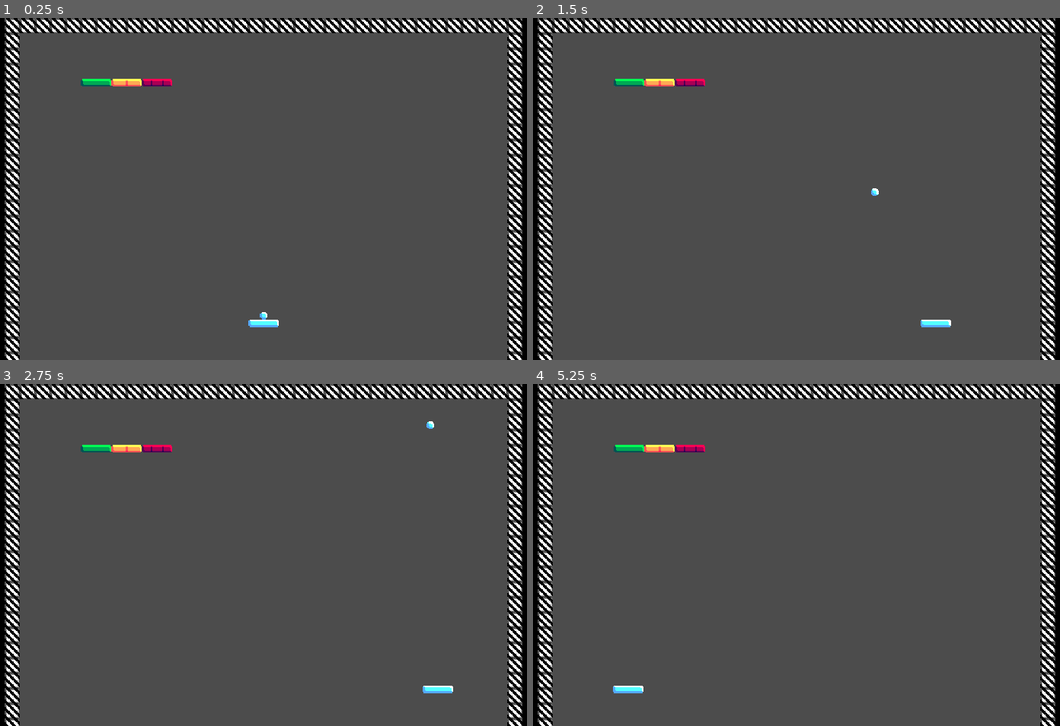
Above: before the commit, frames 1-4 (two rows, left to right).
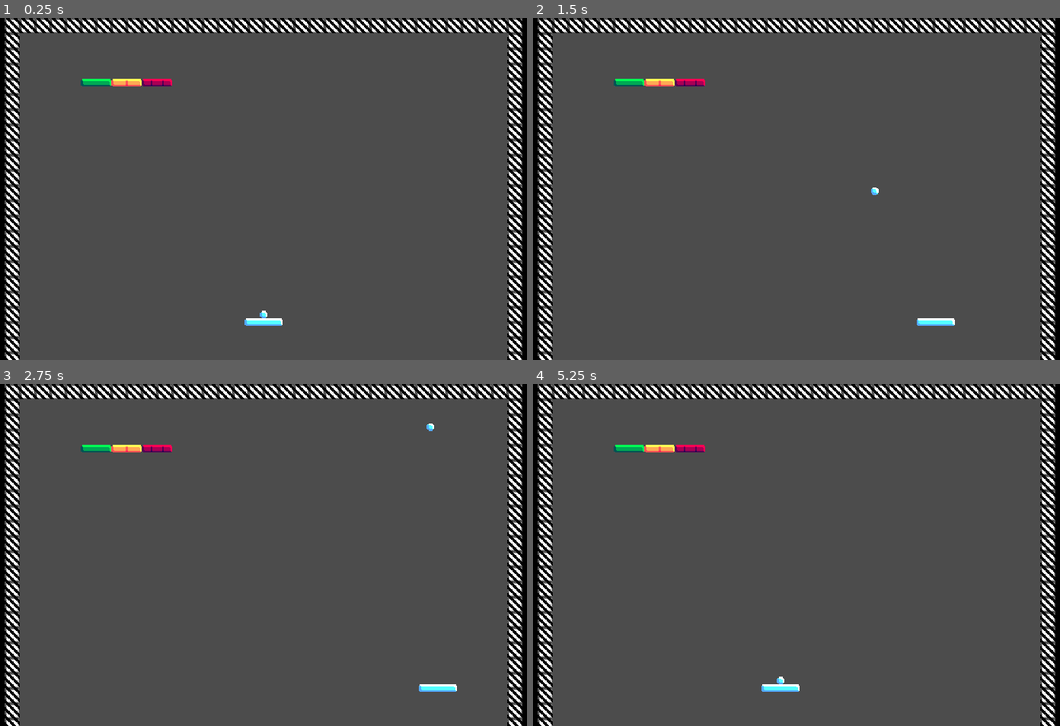
Above: after the commit, the same moments.

Repository: SkyfectaGameDev/ProjectQuarter
Game: Godot game, scene res://Games/Ricochet/Stages/Scene.tscn
Same seed, same stepped clock (60 frames per second), same inputs: the game is played once before the commit and once after it.
Inputs:
- Up to frame 1 (0.25 s): no input
- Up to frame 2 (1.5 s): tap Enter at 0.5 s; hold Right (move_right) 0.53-1.28 s; tap Space (action_1) at 0.6 s; hold Left (move_left) from 1.28 s (still down); tap S (action_2) at 1.35 s
- Up to frame 3 (2.75 s): tap Space (action_1) at 2, 2.1 s; release Left (move_left) at 2.03 s; hold Right (move_right) from 2.03 s (still down)
- Up to frame 4 (5.25 s): tap Enter at 2.75 s; tap S (action_2) at 2.85, 4.35 s; release Right (move_right) at 3.53 s; hold Left (move_left) from 3.53 s (still down); tap Space (action_1) at 3.6, 4.25, 5.1 s

The runs differ from the first frame. In frame 1, 0.1% of the frame differs, in the area x 46-54%, y 85-91%; in frame 2, 0.1%; in frame 3, 0.1%; in frame 4, 0.3%, in the area x 15-51%, y 85-91%.

Commit message:
0.230118a - Resizable Paddle & Ball Reset
Rocket Ricochet:
- Created temporary game over mechanic for when the ball goes off-screen
- Split the Paddle sprite into 3 parts - left, right, middle
- Paddle sprite is now a tilemap with corresponding collision
- Paddle can now be resized without stretching
- Created second Paddle type that stretches the middle section only for smooth resizing over grid-step resizing for testing
- Adjusted Paddle safe margins
- Scrapped tileset player version for the middle seduction stretch method

Diff:
--- a/Games/Ricochet/Prefabs/Player.tscn
+++ b/Games/Ricochet/Prefabs/Player.tscn
@@ -1,22 +1,48 @@
-[gd_scene load_steps=4 format=2]
+[gd_scene load_steps=6 format=2]
 
-[ext_resource path="res://Games/Ricochet/Sprites/paddle.png" type="Texture" id=1]
 [ext_resource path="res://Games/Ricochet/Scripts/Player.gd" type="Script" id=2]
+[ext_resource path="res://Games/Ricochet/Sprites/paddle_left.png" type="Texture" id=3]
+[ext_resource path="res://Games/Ricochet/Sprites/paddle_right.png" type="Texture" id=4]
+[ext_resource path="res://Games/Ricochet/Sprites/paddle_middle.png" type="Texture" id=5]
 
 [sub_resource type="CapsuleShape2D" id=1]
 radius = 4.0
-height = 24.0
+height = 16.0
 
 [node name="Player" type="KinematicBody2D"]
 position = Vector2( 320, 320 )
 script = ExtResource( 2 )
+player_length = 3
+
+[node name="PaddleLeft" type="StaticBody2D" parent="."]
+position = Vector2( -4, 0 )
 __meta__ = {
 "_edit_group_": true
 }
 
-[node name="Sprite" type="Sprite" parent="."]
-texture = ExtResource( 1 )
+[node name="Sprite" type="Sprite" parent="PaddleLeft"]
+texture = ExtResource( 3 )
+centered = false
+offset = Vector2( -8, -4 )
 
-[node name="CollisionShape2D" type="CollisionShape2D" parent="."]
+[node name="PaddleMiddle" type="KinematicBody2D" parent="."]
+__meta__ = {
+"_edit_group_": true
+}
+
+[node name="Sprite" type="Sprite" parent="PaddleMiddle"]
+texture = ExtResource( 5 )
+
+[node name="PaddleRight" type="KinematicBody2D" parent="."]
+position = Vector2( 4, 0 )
+__meta__ = {
+"_edit_group_": true
+}
+
+[node name="Sprite" type="Sprite" parent="PaddleRight"]
+texture = ExtResource( 4 )
+offset = Vector2( 4, 0 )
+
+[node name="Collider" type="CollisionShape2D" parent="."]
 rotation = 1.5708
 shape = SubResource( 1 )
--- a/Games/Ricochet/Scripts/Ball.gd
+++ b/Games/Ricochet/Scripts/Ball.gd
@@ -4,10 +4,12 @@
 export var speed = 150
 export var direction = Vector2(0.5, 1)
 
-onready var vis_notif = get_node("VisibilityNotifier2D")
-
+var world = "res://Games/Ricochet/Stages/Scene.tscn"
+var game_over = false
 var is_running = false
 var paddle_pos_x = 0
+
+onready var vis_notif = get_node("VisibilityNotifier2D")
 
 # ----- Runs Every Frame -----
 func _physics_process(delta):
@@ -18,7 +20,7 @@
 	if Input.is_action_just_pressed("action_1"):
 		is_running = true
 	elif not is_running:
-		position = Vector2(paddle_pos_x, 313)
+		position = Vector2(paddle_pos_x, 312)
 
 	# ----- After Firing The Ball -----
 	if is_running:
@@ -28,10 +30,9 @@
 			direction = direction.bounce(collision.normal)
 
 	# ----- Check if Game is Over
-	is_game_over()
+	check_game_over()
 
-func is_game_over():
-	if vis_notif.is_on_screen():
-		print("visible")
-	else:
-		print ("not visible")
+func check_game_over():
+	if not vis_notif.is_on_screen():
+		print("Game Over")
+		get_tree().change_scene(world)
--- /dev/null
+++ b/Games/Ricochet/Scripts/PaddleEdges.gd
@@ -0,0 +1,5 @@
+extends Sprite
+
+func _physics_process(delta):
+	var scale = get_parent().get_scale()
+	self.set_scale(Vector2(1/scale.x, 1/scale.y))
--- a/Games/Ricochet/Scripts/Player.gd
+++ b/Games/Ricochet/Scripts/Player.gd
@@ -3,12 +3,32 @@
 # ----- Variable Setup -----
 export var acceleration = 250
 export var speed_mult = 1
+export var player_length = 0
+
+onready var paddle_left = get_node("PaddleLeft")
+onready var paddle_mid = get_node("PaddleMiddle")
+onready var paddle_right = get_node("PaddleRight")
+onready var collider = get_node("Collider")
 
 var velocity = Vector2.ZERO
 var friction = 125
+var collider_update = CapsuleShape2D.new()
+
+# ----- Change Paddle Size -----
+func player_size():
+	paddle_mid.scale.x = player_length
+	print(player_length)
+	paddle_left.position = Vector2(paddle_mid.position.x + ((paddle_mid.scale.x * -8) / 2), paddle_mid.position.y)
+	paddle_right.position = Vector2(paddle_mid.position.x + ((paddle_mid.scale.x * 8) / 2), paddle_mid.position.y)
+	collider_update.height = player_length * 8 + 8
+	collider_update.radius = 4
+	collider.shape = collider_update
 
 # ----- Moving The Paddle -----
 func _physics_process(delta):
+	player_size()
+	position.y = 320
+
 	if (Input.is_action_pressed("action_2")):
 		speed_mult = 0.5
 	else:
--- /dev/null
+++ b/Games/Ricochet/Scripts/positiontracktest.gd
@@ -0,0 +1,10 @@
+extends Node2D
+
+var ball
+var ball_position_x = 0
+
+func _physics_process(delta):
+
+	ball = get_parent().get_node("Ball")
+	ball_position_x = ball.position.x + ((ball.scale.x * 8) / 2)
+	position = Vector2(ball_position_x, ball.position.y)
--- a/Games/Ricochet/Stages/Scene.tscn
+++ b/Games/Ricochet/Stages/Scene.tscn
@@ -54,19 +54,16 @@
 stretch_mode = 2
 
 [node name="BorderColliderL" type="CollisionShape2D" parent="Borders"]
-visible = false
 position = Vector2( 56, 180 )
 scale = Vector2( 8, 45 )
 shape = SubResource( 3 )
 
 [node name="BorderColliderR" type="CollisionShape2D" parent="Borders"]
-visible = false
 position = Vector2( 584, 180 )
 scale = Vector2( 8, 45 )
 shape = SubResource( 4 )
 
 [node name="BorderColliderTop" type="CollisionShape2D" parent="Borders"]
-visible = false
 position = Vector2( 320, 8 )
 scale = Vector2( 8, 45 )
 shape = SubResource( 1 )
@@ -85,5 +82,6 @@
 health = 3
 
 [node name="Player" parent="." instance=ExtResource( 3 )]
+collision/safe_margin = 0.2
 
 [node name="Ball" parent="." instance=ExtResource( 5 )]
--- /dev/null
+++ b/Games/Ricochet/Tilesets/PlayerTiles.tres
@@ -0,0 +1,77 @@
+[gd_resource type="TileSet" load_steps=5 format=2]
+
+[ext_resource path="res://Games/Ricochet/Sprites/paddle.png" type="Texture" id=1]
+
+[sub_resource type="ConvexPolygonShape2D" id=2]
+points = PoolVector2Array( 8, 0, 8, 8, 3, 8, 1, 7, 0, 5, 0, 3, 1, 1, 3, 0 )
+
+[sub_resource type="ConvexPolygonShape2D" id=3]
+points = PoolVector2Array( 8, 0, 8, 8, 3, 8, 1, 7, 0, 5, 0, 3, 1, 1, 3, 0 )
+
+[sub_resource type="RectangleShape2D" id=1]
+extents = Vector2( 4, 4 )
+
+[resource]
+0/name = "LeftPart"
+0/texture = ExtResource( 1 )
+0/tex_offset = Vector2( 0, 0 )
+0/modulate = Color( 1, 1, 1, 1 )
+0/region = Rect2( 0, 0, 8, 8 )
+0/tile_mode = 0
+0/occluder_offset = Vector2( 0, 0 )
+0/navigation_offset = Vector2( 0, 0 )
+0/shape_offset = Vector2( 0, 0 )
+0/shape_transform = Transform2D( 1, 0, 0, 1, 0, 0 )
+0/shape = SubResource( 2 )
+0/shape_one_way = false
+0/shape_one_way_margin = 1.0
+0/shapes = [ {
+"autotile_coord": Vector2( 0, 0 ),
+"one_way": false,
+"one_way_margin": 1.0,
+"shape": SubResource( 2 ),
+"shape_transform": Transform2D( 1, 0, 0, 1, 0, 0 )
+} ]
+0/z_index = 0
+1/name = "RightPart"
+1/texture = ExtResource( 1 )
+1/tex_offset = Vector2( 0, 0 )
+1/modulate = Color( 1, 1, 1, 1 )
+1/region = Rect2( 16, 0, 8, 8 )
+1/tile_mode = 0
+1/occluder_offset = Vector2( 0, 0 )
+1/navigation_offset = Vector2( 0, 0 )
+1/shape_offset = Vector2( 8, 0 )
+1/shape_transform = Transform2D( -1, 0, 0, 1, 8, 0 )
+1/shape = SubResource( 3 )
+1/shape_one_way = false
+1/shape_one_way_margin = 1.0
+1/shapes = [ {
+"autotile_coord": Vector2( 0, 0 ),
+"one_way": false,
+"one_way_margin": 1.0,
+"shape": SubResource( 3 ),
+"shape_transform": Transform2D( -1, 0, 0, 1, 8, 0 )
+} ]
+1/z_index = 0
+2/name = "MiddlePart"
+2/texture = ExtResource( 1 )
+2/tex_offset = Vector2( 0, 0 )
+2/modulate = Color( 1, 1, 1, 1 )
+2/region = Rect2( 8, 0, 8, 8 )
+2/tile_mode = 0
+2/occluder_offset = Vector2( 0, 0 )
+2/navigation_offset = Vector2( 0, 0 )
+2/shape_offset = Vector2( 4, 4 )
+2/shape_transform = Transform2D( 1, 0, 0, 1, 4, 4 )
+2/shape = SubResource( 1 )
+2/shape_one_way = false
+2/shape_one_way_margin = 1.0
+2/shapes = [ {
+"autotile_coord": Vector2( 0, 0 ),
+"one_way": false,
+"one_way_margin": 1.0,
+"shape": SubResource( 1 ),
+"shape_transform": Transform2D( 1, 0, 0, 1, 4, 4 )
+} ]
+2/z_index = 0
--- /dev/null
+++ b/Games/Ricochet/Tilesets/PlayerTiles.tscn
@@ -0,0 +1,58 @@
+[gd_scene load_steps=3 format=2]
+
+[ext_resource path="res://Games/Ricochet/Sprites/paddle.png" type="Texture" id=1]
+
+[sub_resource type="RectangleShape2D" id=1]
+extents = Vector2( 4, 4 )
+
+[node name="PlayerTiles" type="Node"]
+
+[node name="LeftPart" type="Sprite" parent="."]
+texture = ExtResource( 1 )
+centered = false
+region_enabled = true
+region_rect = Rect2( 0, 0, 8, 8 )
+__meta__ = {
+"_edit_group_": true
+}
+
+[node name="StaticBody2D" type="StaticBody2D" parent="LeftPart"]
+
+[node name="CollisionPolygon2D" type="CollisionPolygon2D" parent="LeftPart/StaticBody2D"]
+polygon = PoolVector2Array( 8, 0, 8, 8, 3, 8, 1, 7, 0, 5, 0, 3, 1, 1, 3, 0 )
+
+[node name="RightPart" type="Sprite" parent="."]
+position = Vector2( 16, 0 )
+texture = ExtResource( 1 )
+centered = false
+region_enabled = true
+region_rect = Rect2( 16, 0, 8, 8 )
+__meta__ = {
+"_edit_group_": true
+}
+
+[node name="StaticBody2D" type="StaticBody2D" parent="RightPart"]
+
+[node name="CollisionPolygon2D" type="CollisionPolygon2D" parent="RightPart/StaticBody2D"]
+position = Vector2( 8, 0 )
+scale = Vector2( -1, 1 )
+polygon = PoolVector2Array( 8, 0, 8, 8, 3, 8, 1, 7, 0, 5, 0, 3, 1, 1, 3, 0 )
+
+[node name="MiddlePart" type="Sprite" parent="."]
+position = Vector2( 8, 0 )
+texture = ExtResource( 1 )
+centered = false
+region_enabled = true
+region_rect = Rect2( 8, 0, 8, 8 )
+__meta__ = {
+"_edit_group_": true
+}
+
+[node name="StaticBody2D" type="StaticBody2D" parent="MiddlePart"]
+
+[node name="CollisionShape2D" type="CollisionShape2D" parent="MiddlePart/StaticBody2D"]
+position = Vector2( 4, 4 )
+shape = SubResource( 1 )
+__meta__ = {
+"_edit_group_": true
+}
Binary file changed: Games/Ricochet/Sprites/paddle.png
Binary file added: Games/Ricochet/Sprites/paddle_left.png
Not shown, added: Games/Ricochet/Sprites/paddle_left.png.import
Binary file added: Games/Ricochet/Sprites/paddle_middle.png
Not shown, added: Games/Ricochet/Sprites/paddle_middle.png.import
Binary file added: Games/Ricochet/Sprites/paddle_right.png
Not shown, added: Games/Ricochet/Sprites/paddle_right.png.import
